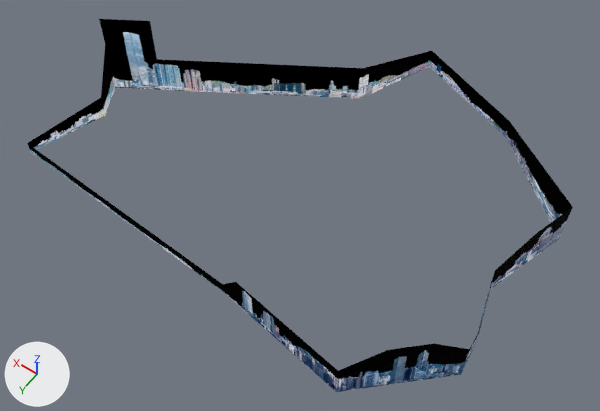
A saved change to the glTF model backdrop.glb.
Both versions are drawn from a 50 mm camera at (-94.0, 167.0, 294.0) aimed at (39.0, -19.0, 2.0). Every picture has the same lights, and +X, +Y and +Z are marked at lower left.

Objects in the first picture: 'backdrop'.
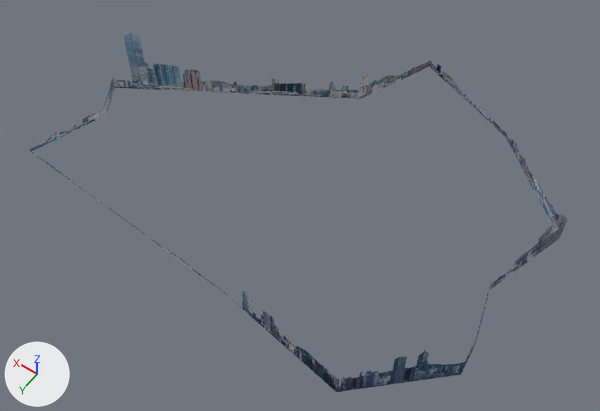
Boxes (x1, y1, x2, y2) around the edits, measured in the pictures (600 x 411 px):
```json
{"object": "backdrop", "change": "recoloured", "before": [27, 19, 573, 392], "after": [27, 19, 573, 392]}
```

Edits to the scene script, one JSON object a line:
```json
{"block": "mat_360", "where": "n0 = _N.new('ShaderNodeBsdfPrincipled'); n0.name = 'Principled BSDF'"}
{"op": "remove", "block": "mat_360", "code": "n0.inputs[0].default_value = (0.0, 0.0, 0.0, 1.0)  # 'Base Color', black #000000"}
{"op": "remove", "block": "mat_360", "code": "n0.inputs[1].default_value = 1.0  # 'Metallic'"}
{"op": "remove", "block": "mat_360", "code": "n0.inputs[28].default_value = 1.0  # 'Emission Strength'"}
{"block": "mat_360", "where": "n2 = _N.new('ShaderNodeTexImage'); n2.name = 'Image Texture'"}
{"op": "remove", "block": "mat_360", "code": "_L.new(n2.outputs[0], n0.inputs[27])  # 'Color' to 'Emission Color'"}
{"op": "add", "block": "mat_360", "code": "_L.new(n2.outputs[0], n0.inputs[0])  # 'Color' to 'Base Color'"}
{"op": "add", "block": "mat_360", "code": "_L.new(n2.outputs[1], n0.inputs[4])  # 'Alpha' to 'Alpha'"}
```
